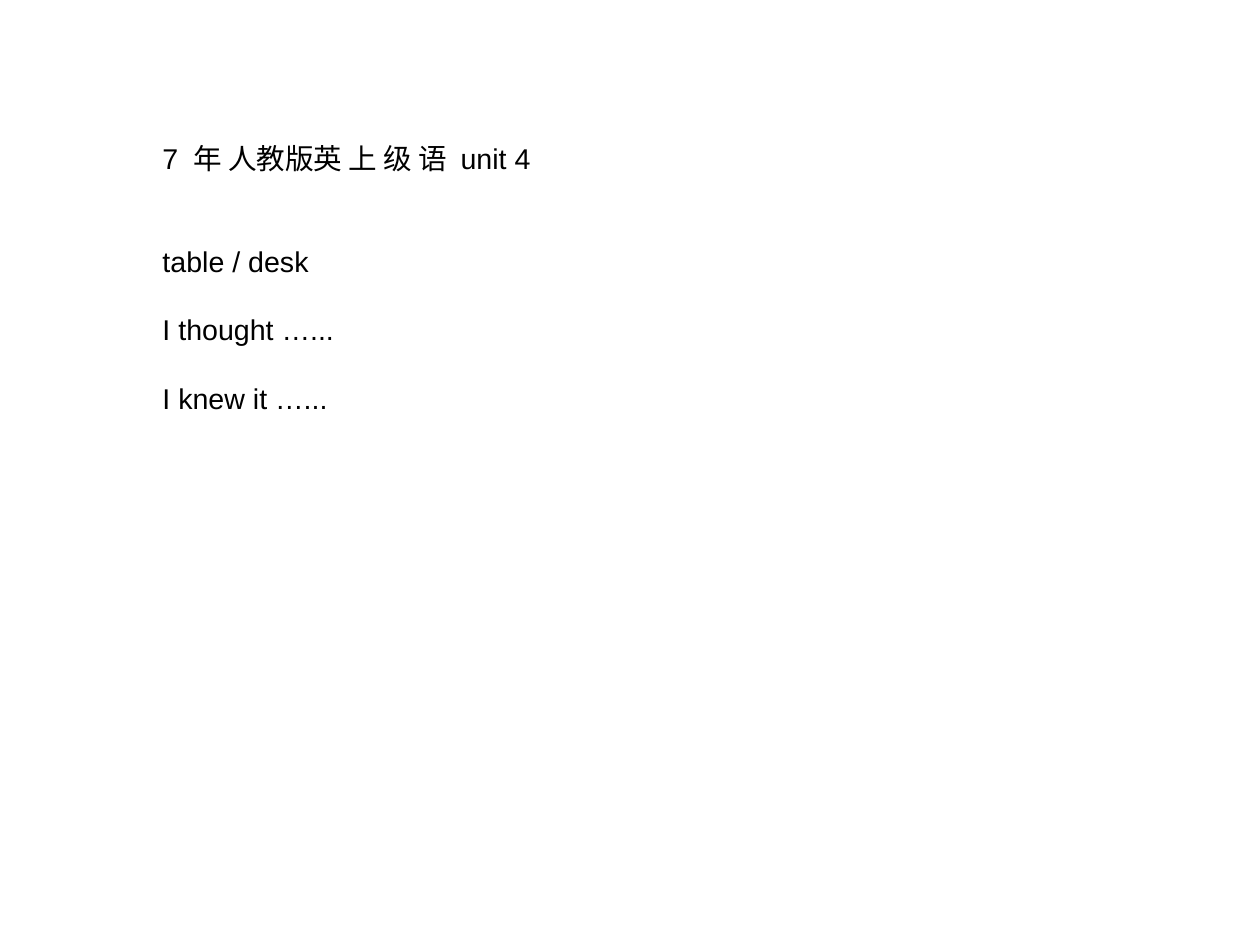
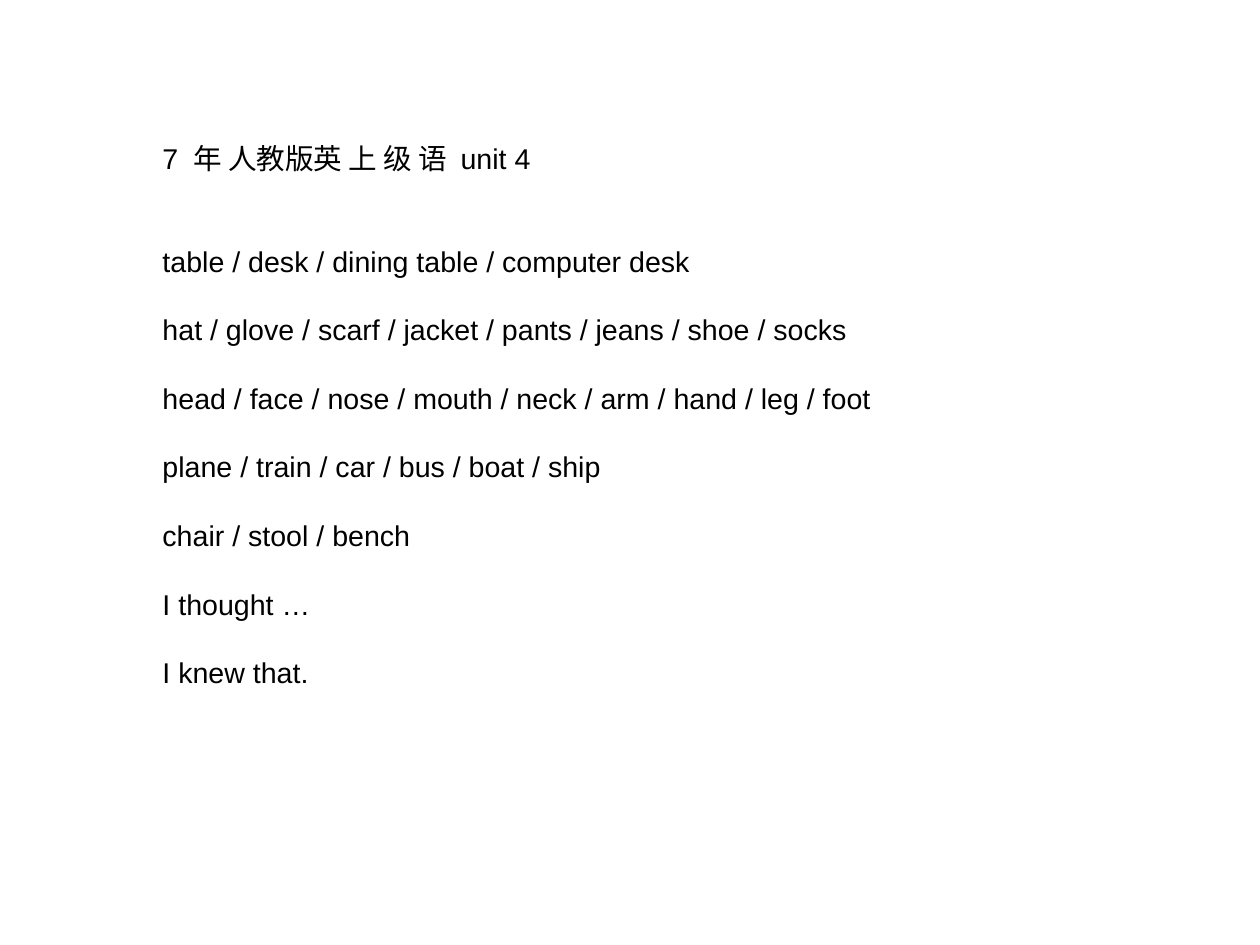
Before and after one commit to ericzhang/english-math, a slide deck: slide 1 of junjun/2025-11-08/2025-11-08-words.odp. Drawn at 1260x945 pixels with LibreOffice and Linux fonts; fonts in the diff are those of the drawing. Boxes give left, top, right and bottom in pixels: in the first picture for what was removed or moved away, otherwise in the second. Text is boxed around its words. In the diff, an @@ line names an element or a change of style, - is before the commit and + after.

```diff
--- a/junjun/2025-11-08/2025-11-08-words.odp
+++ b/junjun/2025-11-08/2025-11-08-words.odp
@@ text at <box>162,251,871,684</box>: text changed @@
-table / desk
-I thought …...
-I knew it …...
+table / desk / dining table / computer desk
+hat / glove / scarf / jacket / pants / jeans / shoe / socks
+head / face / nose / mouth / neck / arm / hand / leg / foot
+plane / train / car / bus / boat / ship
+chair / stool / bench
+I thought …
+I knew that.
```
Also in this commit, not shown: 13 other files.
